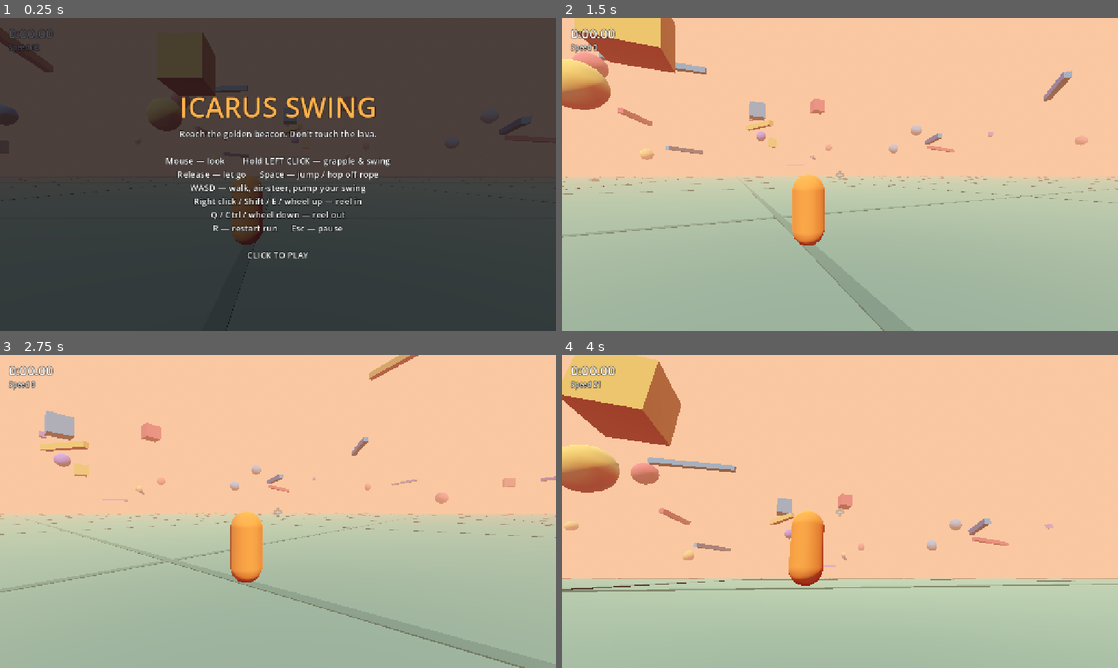
Above: before the commit, frames 1-4 (two rows, left to right).
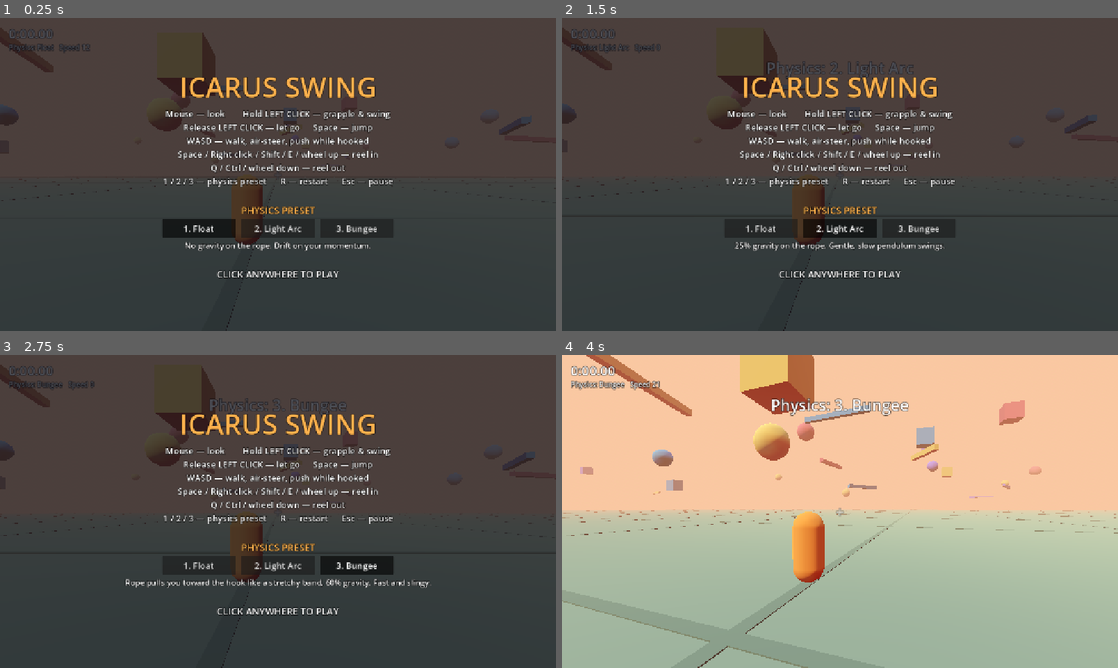
Above: after the commit, the same moments.

Repository: Kmad666/icarus-swing
Game: Godot game, scene res://scenes/main.tscn
Same seed, same stepped clock (60 frames per second), same inputs: the game is played once before the commit and once after it.
Inputs (mouse positions are in pixels of both pictures, inside the frame that each line leads up to):
- Up to frame 1 (0.25 s): no input
- Up to frame 2 (1.5 s): click (762, 227) at 0.5 s, where only the run after the commit has a clickable "1. Float"; click (840, 227) at 1.25 s, where only the run after the commit has a clickable "2. Light Arc"
- Up to frame 3 (2.75 s): click (355, 564) at 2 s, where only the run after the commit has a clickable "3. Bungee"
- Up to frame 4 (4 s): tap Enter at 2.75 s; move the mouse to (867, 511) at 2.77 s; hold W (move_forward) from 2.78 s (still down); tap 1 at 2.85 s; click (867, 511) at 2.92 s; tap Space (jump) at 3.02, 3.32, 3.77, 3.8 s; tap 3 at 3.05, 3.6 s; move the mouse to (812, 511) at 3.52 s

The runs differ from the first frame. In frame 1, 8.0% of the frame differs, in the area x 1-71%, y 8-84%; in frame 2, 100%, in the area x 0-100%, y 0-100%; in frame 3, 100%; in frame 4, 39%.

Commit message:
Physics presets: Float / Light Arc / Bungee
Selectable from the pause menu or keys 1-3, saved between sessions,
shown on the HUD.

Co-Authored-By: Claude Opus 5.5 <noreply@anthropic.com>
Claude-Session: https://claude.ai/code/session_013ZPSMrLNit3Dks4Kj3hs2A

Diff:
--- a/scripts/main.gd
+++ b/scripts/main.gd
@@ -6,6 +6,7 @@
 
 const DEATH_Y := -32.0
 const SAVE_PATH := "user://best.save"
+const SETTINGS_PATH := "user://settings.save"
 const START_POS := Vector3(0, 1.5, 4)
 
 var player: CharacterBody3D
@@ -29,6 +30,8 @@
 var overlay: Control
 var win_panel: PanelContainer
 var win_label: Label
+var preset_buttons: Array[Button] = []
+var preset_desc: Label
 
 
 func _ready() -> void:
@@ -38,6 +41,12 @@
 	player = PlayerScript.new()
 	add_child(player)
 	player.reset_to(START_POS, 0.0)
+	var saved := 0
+	if FileAccess.file_exists(SETTINGS_PATH):
+		var f := FileAccess.open(SETTINGS_PATH, FileAccess.READ)
+		if f:
+			saved = f.get_8()
+	player.apply_preset(saved)
 	player.grappled.connect(_on_grappled)
 	_build_hud()
 	_load_best()
@@ -391,16 +400,40 @@
 	title.add_theme_color_override("font_color", Color(1.0, 0.7, 0.3))
 	col.add_child(title)
 	var help := _label(
-		"Reach the golden beacon. Don't touch the lava.\n\n" +
 		"Mouse — look        Hold LEFT CLICK — grapple & swing\n" +
-		"Release — let go      Space — jump / hop off rope\n" +
-		"WASD — walk, air-steer, pump your swing\n" +
-		"Right click / Shift / E / wheel up — reel in\n" +
+		"Release LEFT CLICK — let go      Space — jump\n" +
+		"WASD — walk, air-steer, push while hooked\n" +
+		"Space / Right click / Shift / E / wheel up — reel in\n" +
 		"Q / Ctrl / wheel down — reel out\n" +
-		"R — restart run      Esc — pause\n\n" +
-		"CLICK TO PLAY", 20)
+		"1 / 2 / 3 — physics preset      R — restart      Esc — pause", 20)
 	help.horizontal_alignment = HORIZONTAL_ALIGNMENT_CENTER
 	col.add_child(help)
+
+	# Options: physics presets
+	var opt_title := _label("\nPHYSICS PRESET", 22)
+	opt_title.horizontal_alignment = HORIZONTAL_ALIGNMENT_CENTER
+	opt_title.add_theme_color_override("font_color", Color(1.0, 0.7, 0.3))
+	col.add_child(opt_title)
+	var row := HBoxContainer.new()
+	row.alignment = BoxContainer.ALIGNMENT_CENTER
+	row.add_theme_constant_override("separation", 12)
+	col.add_child(row)
+	for i in player.PRESETS.size():
+		var b := Button.new()
+		b.text = "%d. %s" % [i + 1, player.PRESETS[i].name]
+		b.toggle_mode = true
+		b.custom_minimum_size = Vector2(170, 44)
+		b.add_theme_font_size_override("font_size", 20)
+		b.pressed.connect(set_preset.bind(i))
+		row.add_child(b)
+		preset_buttons.append(b)
+	preset_desc = _label("", 18)
+	preset_desc.horizontal_alignment = HORIZONTAL_ALIGNMENT_CENTER
+	col.add_child(preset_desc)
+	var go := _label("\nCLICK ANYWHERE TO PLAY", 22)
+	go.horizontal_alignment = HORIZONTAL_ALIGNMENT_CENTER
+	col.add_child(go)
+	_refresh_preset_ui()
 
 	# Win panel
 	win_panel = PanelContainer.new()
@@ -418,8 +451,26 @@
 		Input.mouse_mode = Input.MOUSE_MODE_CAPTURED
 
 
+func set_preset(i: int) -> void:
+	player.apply_preset(i)
+	_refresh_preset_ui()
+	_toast("Physics: %d. %s" % [i + 1, player.PRESETS[i].name])
+	var f := FileAccess.open(SETTINGS_PATH, FileAccess.WRITE)
+	if f:
+		f.store_8(i)
+
+
+func _refresh_preset_ui() -> void:
+	for i in preset_buttons.size():
+		preset_buttons[i].set_pressed_no_signal(i == player.preset_index)
+	preset_desc.text = player.PRESETS[player.preset_index].desc
+
+
 func _unhandled_input(event: InputEvent) -> void:
-	if event.is_action_pressed("restart"):
+	if event is InputEventKey and event.pressed and not event.echo \
+			and event.physical_keycode >= KEY_1 and event.physical_keycode <= KEY_3:
+		set_preset(event.physical_keycode - KEY_1)
+	elif event.is_action_pressed("restart"):
 		restart_run()
 	elif event is InputEventKey and event.pressed and event.physical_keycode == KEY_ESCAPE:
 		Input.mouse_mode = Input.MOUSE_MODE_VISIBLE
@@ -441,8 +492,8 @@
 		run_time += dt
 	timer_label.text = _fmt(run_time)
 	var spd := player.velocity.length()
-	info_label.text = "Speed %d%s%s" % [
-		roundi(spd * 3.6), ("   Rings %d/%d" % [rings_got, rings_total]) if rings_total > 0 else "",
+	info_label.text = "Physics: %s   Speed %d%s%s" % [
+		player.PRESETS[player.preset_index].name, roundi(spd * 3.6), ("   Rings %d/%d" % [rings_got, rings_total]) if rings_total > 0 else "",
 		("   Best " + _fmt(best_time)) if best_time > 0 else ""]
 
 	if player.attached:
--- a/scripts/player.gd
+++ b/scripts/player.gd
@@ -1,5 +1,5 @@
 extends CharacterBody3D
-## First-person player with a Verlet-style grapple hook.
+## Third-person player with a Verlet-style grapple hook.
 ##
 ## Hold LEFT MOUSE on any surface to fire the hook and swing. Let go to fly.
 ## The rope is a distance constraint: each tick we predict where gravity and
@@ -29,6 +29,28 @@
 
 var mouse_sensitivity := 0.0025
 
+# ---- Physics presets (switch in-game with 1/2/3 or the pause menu) ----
+const PRESETS := [
+	{"name": "Float", "desc": "No gravity on the rope. Drift on your momentum.",
+		"rope_gravity": 0.0, "elastic": 0.0, "pump": 7.0},
+	{"name": "Light Arc", "desc": "25% gravity on the rope. Gentle, slow pendulum swings.",
+		"rope_gravity": 0.25, "elastic": 0.0, "pump": 7.0},
+	{"name": "Bungee", "desc": "Rope pulls you toward the hook like a stretchy band, 60% gravity. Fast and slingy.",
+		"rope_gravity": 0.6, "elastic": 1.4, "pump": 9.0},
+]
+var preset_index := 0
+var rope_gravity := 0.0   # fraction of GRAVITY applied while hooked
+var elastic := 0.0        # 0 = rigid rope; >0 = pull strength toward the hook
+var pump := SWING_ACCEL
+
+
+func apply_preset(i: int) -> void:
+	preset_index = clamp(i, 0, PRESETS.size() - 1)
+	var p: Dictionary = PRESETS[preset_index]
+	rope_gravity = p.rope_gravity
+	elastic = p.elastic
+	pump = p.pump
+
 var head: Node3D
 var cam: Camera3D
 var body: MeshInstance3D
@@ -192,8 +214,7 @@
 	wish.y = 0
 	wish = wish.normalized()
 
-	if not attached:
-		velocity.y -= GRAVITY * dt   # no gravity while hooked: you float on the rope
+	velocity.y -= GRAVITY * (rope_gravity if attached else 1.0) * dt
 
 	if attached:
 		if is_on_floor():
@@ -234,7 +255,13 @@
 
 	# Pump: push perpendicular to the rope in the direction you're holding
 	var push := wish - rope_dir * wish.dot(rope_dir)
-	velocity += push * SWING_ACCEL * dt
+	velocity += push * pump * dt
+
+	# Bungee preset: rope tugs you toward the hook, harder the farther you are
+	if elastic > 0.0:
+		var dist := global_position.distance_to(anchor)
+		velocity -= rope_dir * min(elastic * max(dist - 3.0, 0.0), 22.0) * dt
+		rope_len = min(rope_len, dist + 0.5)   # rope tightens as you're pulled in
 
 	# The initial tug, then manual reeling
 	if pull_left > 0.0:
Not shown, changed: README.md
